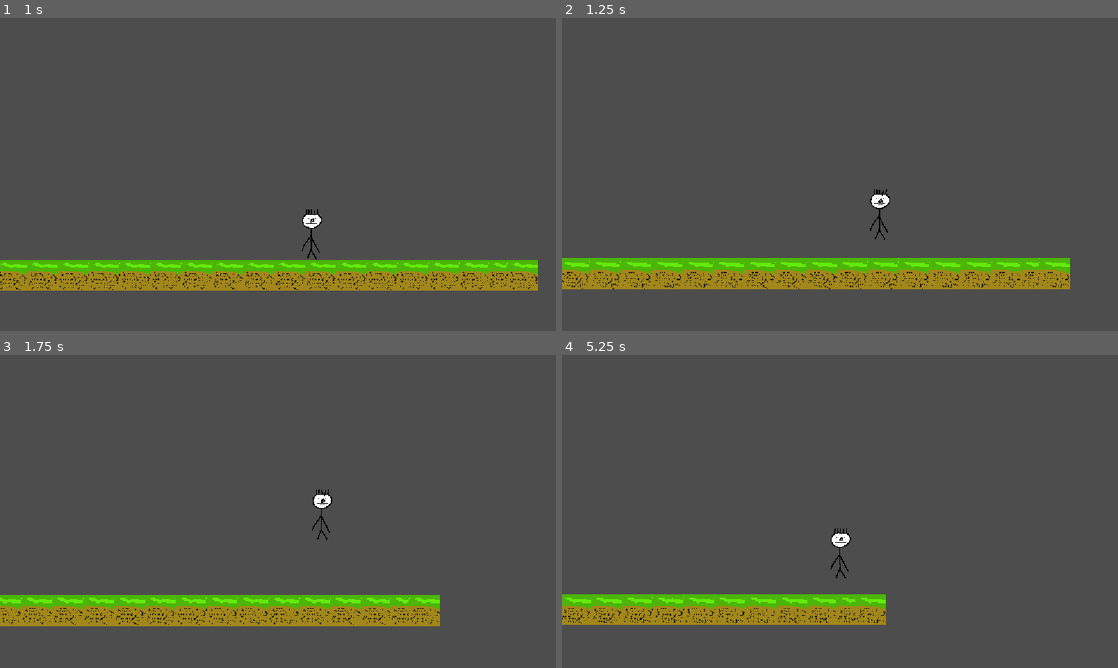
Above: before the commit, frames 1-4 (two rows, left to right).
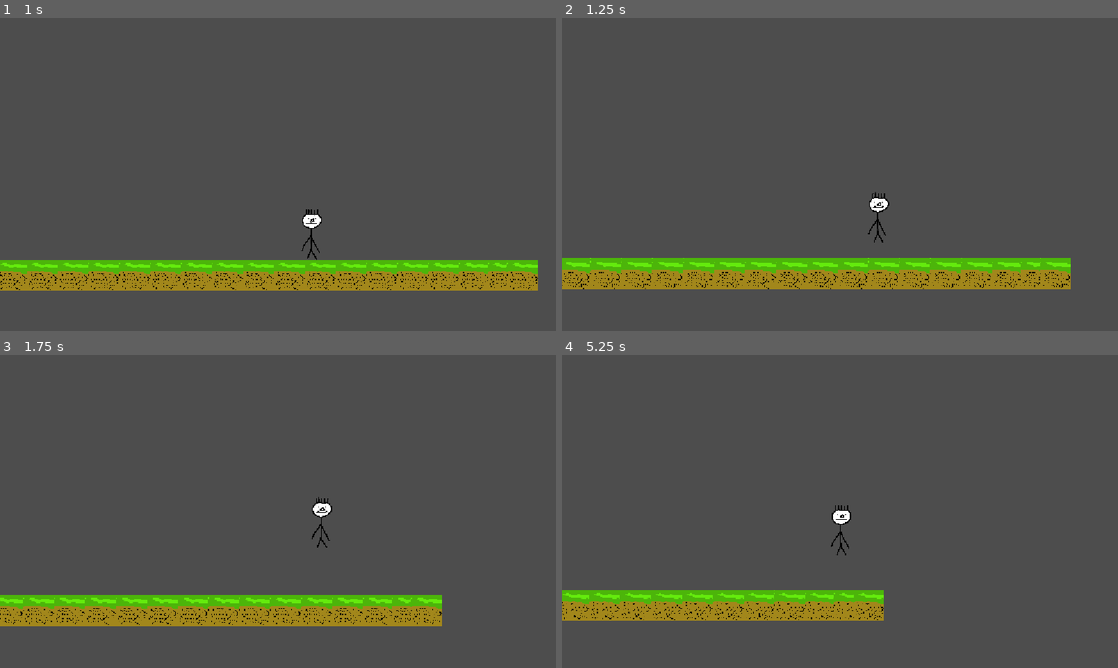
Above: after the commit, the same moments.

Repository: chicken6250/GODOTTHINGYEEEEEEEEEEEEEAAEEAEAEEAEAEAAAAAA
Game: Godot game, scene res://node.tscn
Two runs of this game, one before a commit and one after it. Both use one fixed random seed, a clock stepped at 60 frames per second and the inputs below.
Inputs:
- Up to frame 1 (1 s): hold D (right) from 0.53 s (still down); tap W (jump) at 0.6, 0.77 s
- Up to frame 2 (1.25 s): keep holding D (right); tap W (jump) at 1.07 s
- Up to frame 3 (1.75 s): keep holding D (right); tap F (fart) at 1.35 s; tap W (jump) at 1.52, 1.55 s
- Up to frame 4 (5.25 s): tap W (jump) at 1.82, 2.1, 3.02, 3.05, 3.32, 3.6, 3.77, 4.07, 4.52, 4.55, 4.82, 5.1 s; release D (right) at 2.03 s; hold A (left) 2.03-2.78 s; hold D (right) 2.78-4.28 s; tap F (fart) at 2.85, 4.35 s; hold A (left) 4.28-5.03 s; hold D (right) from 5.03 s (still down)

Frame 1 is identical in both runs. In frame 2, 1.4% of the frame differs, in the area x 0-92%, y 54-87%; in frame 3, 1.6%; in frame 4, 4.2%, in the area x 0-59%, y 48-87%.

Commit message:
fhgdsgfhusiegshahgewu

Diff:
--- a/character_body_2d.gd
+++ b/character_body_2d.gd
@@ -2,7 +2,7 @@
 
 
 const SPEED = 1200
-const JUMP_VELOCITY = -999
+const JUMP_VELOCITY = -900
 
 
 func _physics_process(delta: float) -> void:
@@ -14,6 +14,12 @@
 	if Input.is_action_just_pressed("jump") and is_on_floor():
 		velocity.y = JUMP_VELOCITY
 		$jumpthing.play()
+
+		await get_tree().create_timer(1.9).timeout
+		velocity.y = JUMP_VELOCITY + 300
+		await get_tree().create_timer(1.3).timeout
+		velocity.y = JUMP_VELOCITY + 600
+
 
 	if Input.is_action_just_pressed("fart"):
 		$fart.play()
